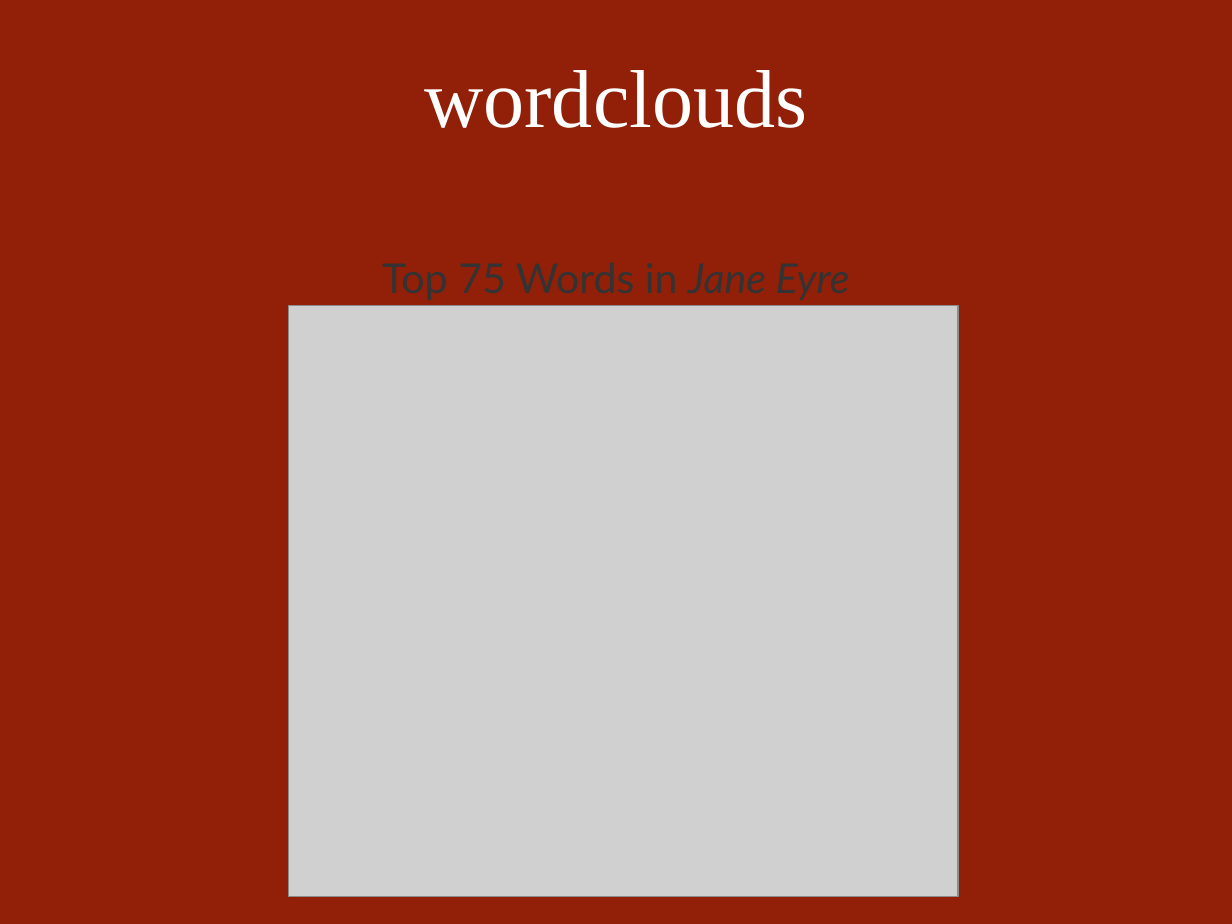
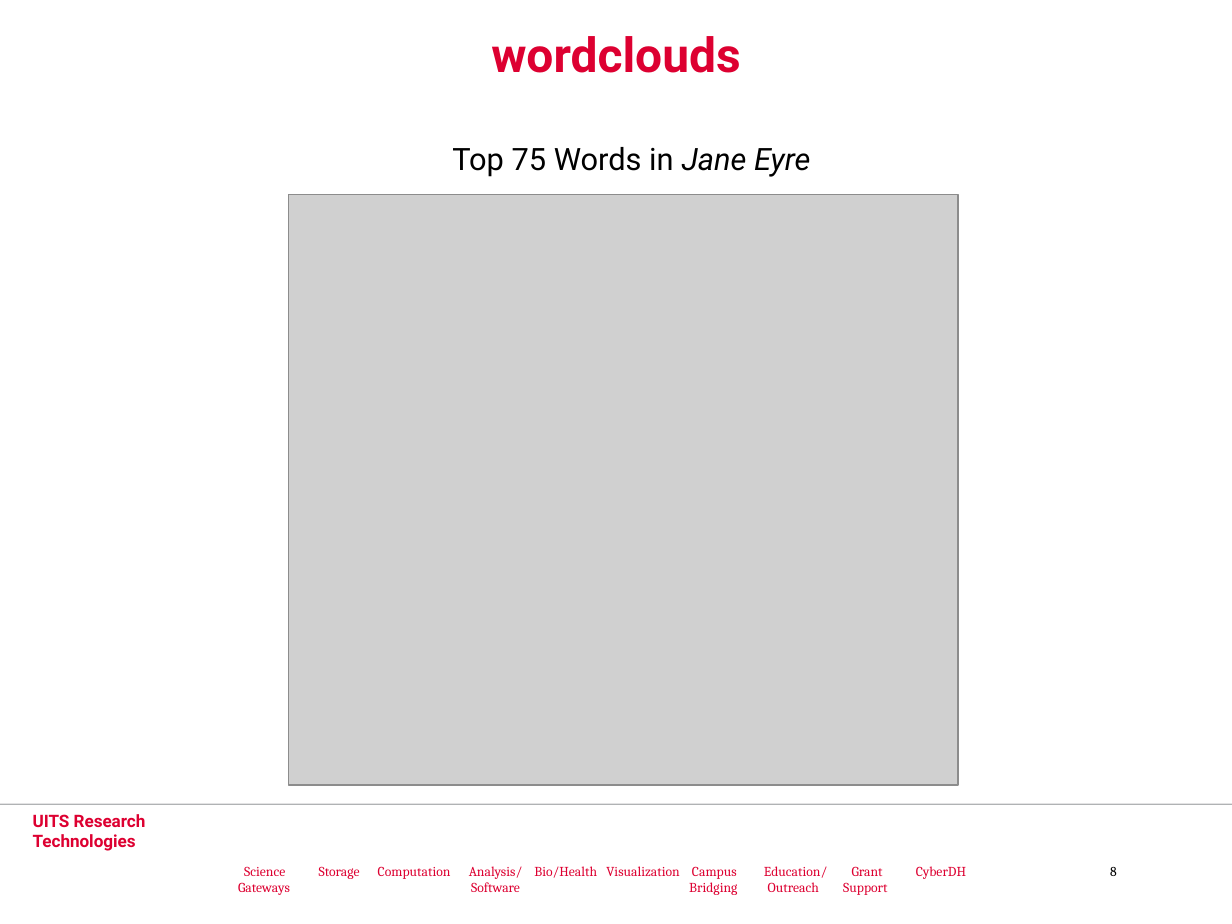
Before and after one commit to cyberdh/Text-Analysis, a slide deck: slide 8 of powerpoints/RBasics.pptx. Drawn at 1232x924 pixels with LibreOffice and Linux fonts; fonts in the diff are those of the drawing; grey boxes stand for pictures; background and template pictures are left out. Boxes give left, top, right and bottom in pixels: in the first picture for what was removed or moved away, otherwise in the second. Text is boxed around its words. In the diff, an @@ line names an element or a change of style, - is before the commit and + after.

```diff
--- a/powerpoints/RBasics.pptx
+++ b/powerpoints/RBasics.pptx
@@ background picture (left out) to #FFFFFF @@
@@ title "wordclouds": place and size @@
-title "wordclouds" at box(424, 70, 807, 128)
+title "wordclouds" at box(491, 36, 740, 73)
@@ title "wordclouds" at box(491, 36, 740, 73): size 48 to 28 pt, font Times New Roman to Roboto, text colour #FFFFFF to #DD0031, bold on @@
@@ text "Top 75 Words in Jane ...": place and size @@
-text "Top 75 Words in Jane ..." at box(105, 246, 1126, 825)
+text "Top 75 Words in Jane ..." at box(452, 147, 810, 177)
@@ text "Top 75 Words in Jane ..." at box(452, 147, 810, 177): size 24 to 18 pt, font Lato to Roboto, text colour #333333 to #000000; less space between paragraphs @@
@@ picture: place and size @@
-picture at box(288, 306, 957, 897)
+picture at box(288, 195, 957, 786)
@@ line added from (0, 804) to (1232, 804), #B0B2B4 0.75 pt @@
@@ text added at box(33, 814, 146, 851), 10 pt, text #DD0031, bold @@
+UITS Research Technologies
@@ text added at box(244, 866, 1117, 879), 8 pt, text #DD0031 @@
+Science Storage Computation Analysis/ Bio/Health Visualization Campus Education/ Grant CyberDH 8
+Gateways Software Bridging Outreach Support
```
Also in this commit, not shown: 10 other slides changed, 1 slide added, 1 slide removed, 3 other files.
